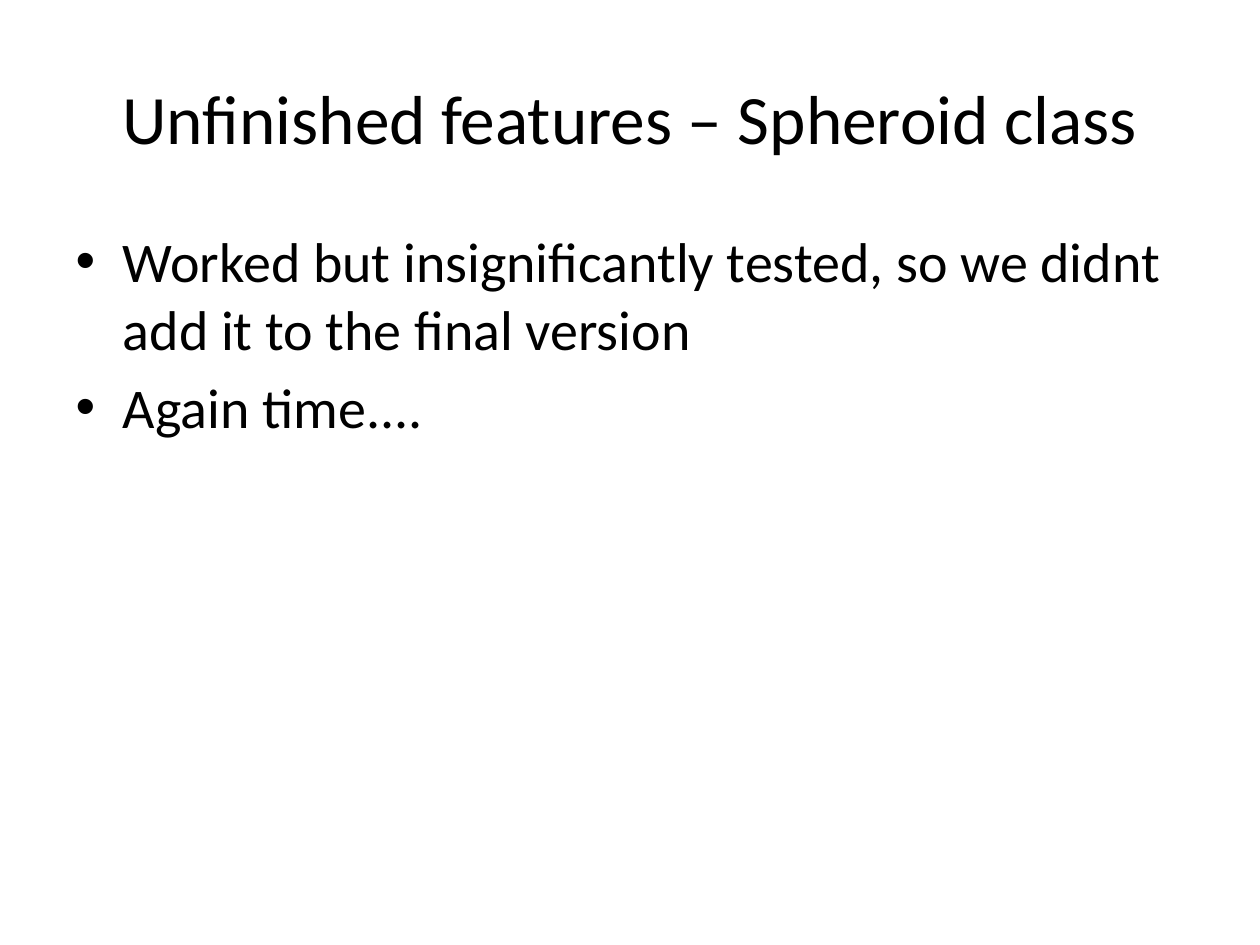
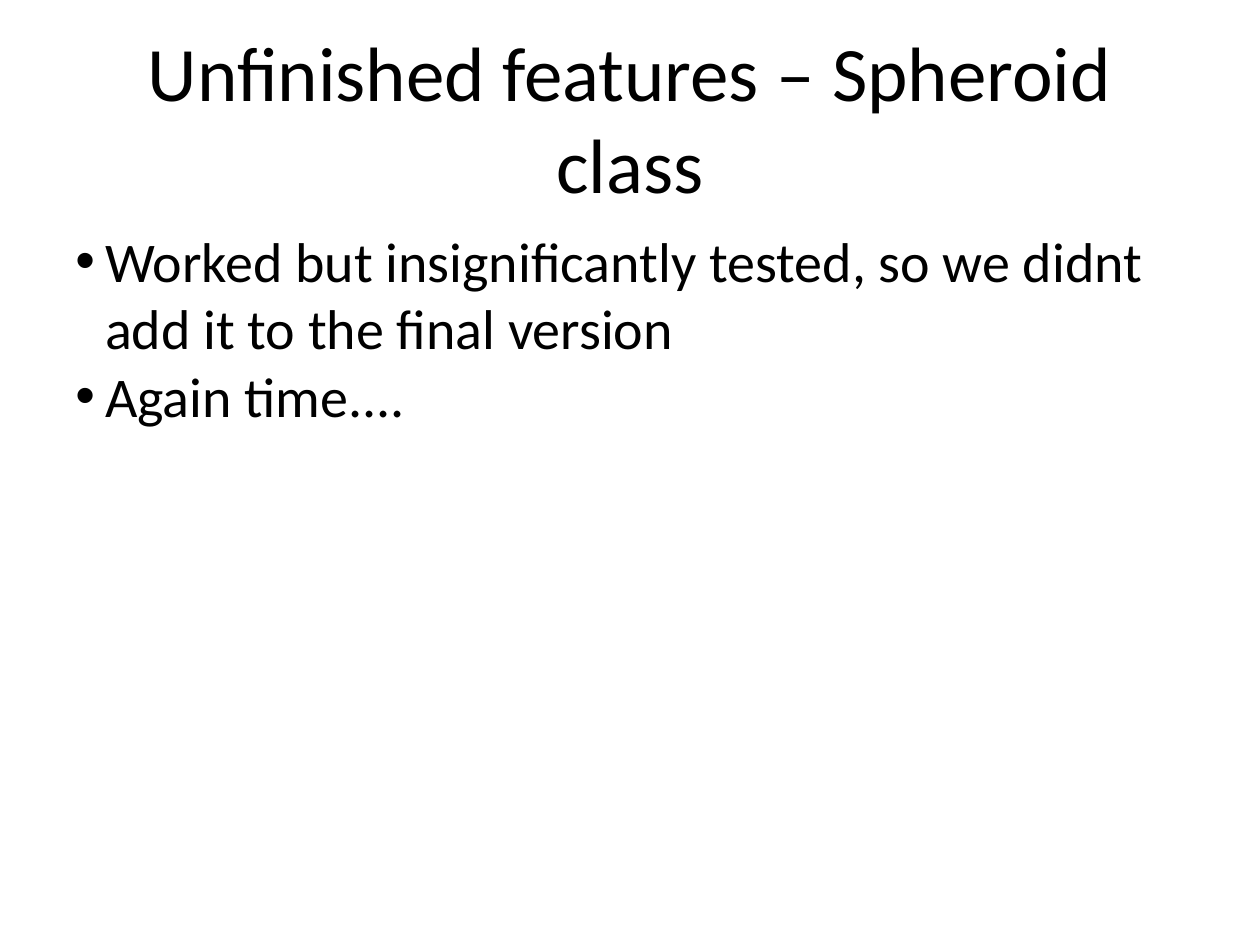
Before and after one commit to thijser/Computer-Graphics-raytracing, a slide deck: slide 24 of presentatie/Raytracing.pptx (slide 21 before the commit). Drawn at 1260x945 pixels with LibreOffice and Linux fonts; fonts in the diff are those of the drawing. Boxes give left, top, right and bottom in pixels: in the first picture for what was removed or moved away, otherwise in the second. Text is boxed around its words. In the diff, an @@ line names an element or a change of style, - is before the commit and + after.

```diff
--- a/presentatie/Raytracing.pptx
+++ b/presentatie/Raytracing.pptx
@@ text "Unfinished features – Spheroid class" at (148, 47, 1111, 194): size 39.6 to 44 pt @@
@@ text "Worked but insignificantly tested, so ..." at (105, 243, 1142, 427): indent changed; less space between paragraphs @@
```
Also in this commit, not shown: 17 other slides changed, 3 slides added, 6 other files.
